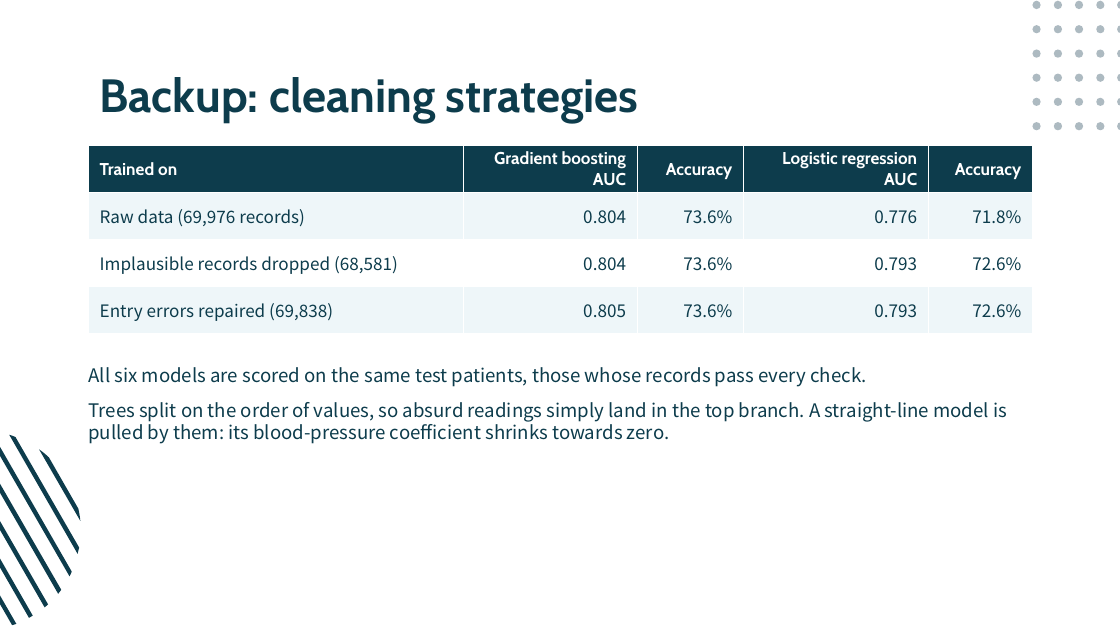
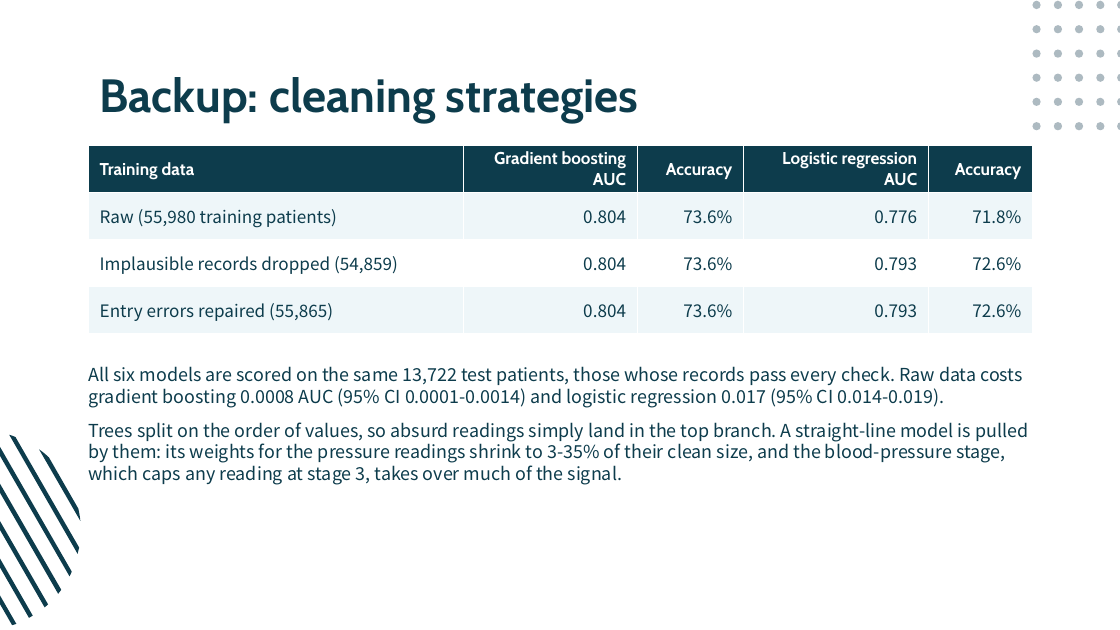
Before and after one commit to hadigghazi/cardio-risk, a slide deck: slide 17 of presentation/Cardio-Risk.pptx. Drawn at 1120x630 pixels with LibreOffice and Linux fonts; fonts in the diff are those of the drawing. Boxes give left, top, right and bottom in pixels: in the first picture for what was removed or moved away, otherwise in the second. Text is boxed around its words. In the diff, an @@ line names an element or a change of style, - is before the commit and + after.

```diff
--- a/presentation/Cardio-Risk.pptx
+++ b/presentation/Cardio-Risk.pptx
@@ table at [88,146,1033,334] @@
-row 1, column 1: Trained on
+row 1, column 1: Training data
-row 2, column 1: Raw data (69,976 records)
+row 2, column 1: Raw (55,980 training patients)
-row 3, column 1: Implausible records dropped (68,581)
+row 3, column 1: Implausible records dropped (54,859)
-row 4, column 1: Entry errors repaired (69,838)
+row 4, column 1: Entry errors repaired (55,865)
-row 4, column 2: 0.805
+row 4, column 2: 0.804
@@ text at [88,366,1028,485]: text changed; size 12 to 11.5 pt @@
-All six models are scored on the same test patients, those whose records pass every check.
-Trees split on the order of values, so absurd readings simply land in the top branch. A straight-line model is pulled by them: its blood-pressure coefficient shrinks towards zero.
+All six models are scored on the same 13,722 test patients, those whose records pass every check. Raw data costs gradient boosting 0.0008 AUC (95% CI 0.0001-0.0014) and logistic regression 0.017 (95% CI 0.014-0.019).
+Trees split on the order of values, so absurd readings simply land in the top branch. A straight-line model is pulled by them: its weights for the pressure readings shrink to 3-35% of their clean size, and the blood-pressure stage, which caps any reading at stage 3, takes over much of the signal.
```
Also in this commit, not shown: 12 other slides changed, 12 other files.
